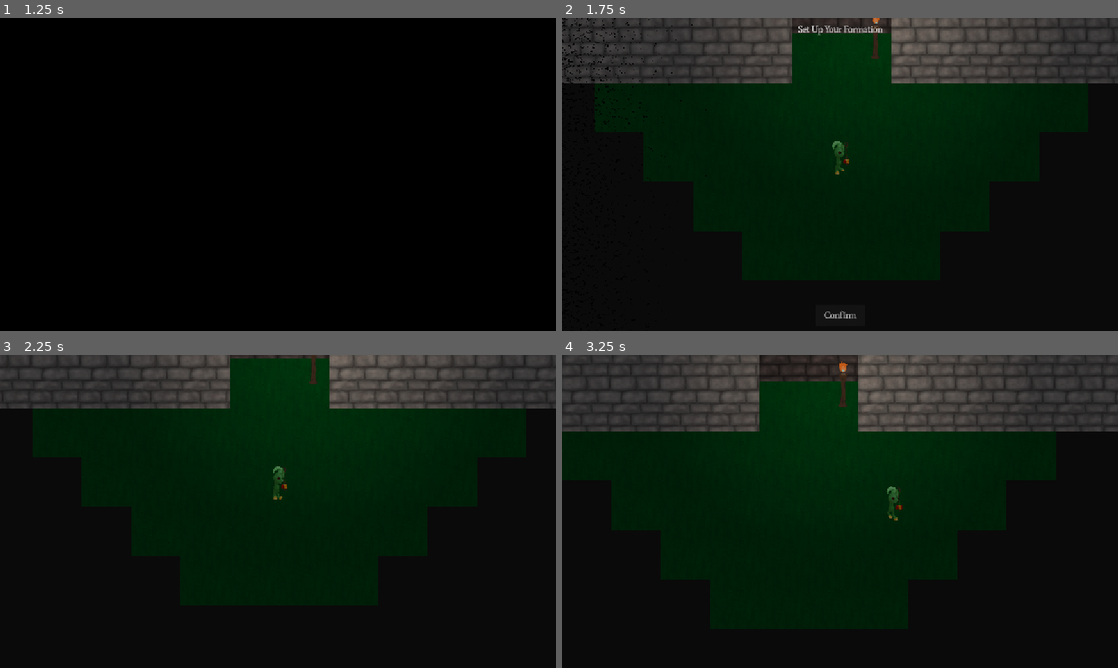
Above: before the commit, frames 1-4 (two rows, left to right).
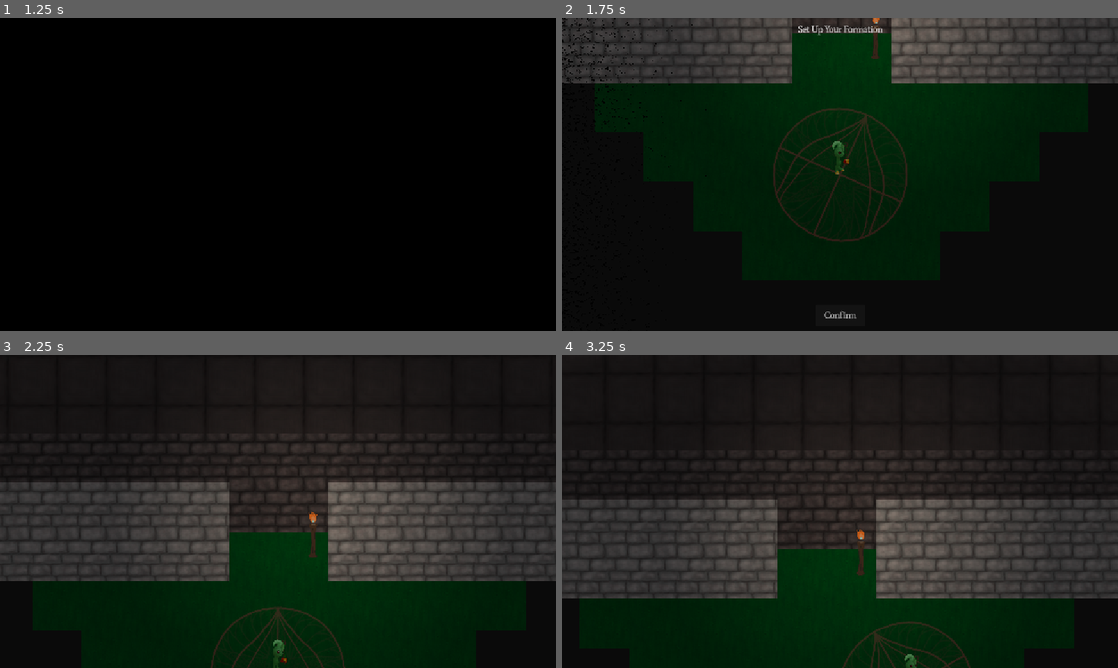
Above: after the commit, the same moments.

Repository: HoneyPony/impish-descent-future
Game: Godot game, scene res://MainMenu.tscn
The game is run twice, just before and just after one commit, with the same random seed, the same clock (stepped at 60 frames per second) and the same inputs.
Inputs (mouse positions are in pixels of both pictures, inside the frame that each line leads up to):
- Up to frame 1 (1.25 s): click "Play" at 0.5 s
- Up to frame 2 (1.75 s): click "Confirm" at 1.25 s
- Up to frame 3 (2.25 s): click "Confirm" at 2 s
- Up to frame 4 (3.25 s): move the mouse to (840, 445) at 2.77 s; press the mouse at (840, 445) at 2.78 s; hold D (player_right) from 2.78 s (still down)

Frame 1 is identical in both runs. In frame 2, 1.2% of the frame differs, in the area x 38-63%, y 28-72%; in frame 3, 65%; in frame 4, 69%, in the area x 0-100%, y 0-100%.

Commit message:
Work on movement and stuff

Diff:
--- a/camera.gd
+++ b/camera.gd
@@ -3,7 +3,7 @@
 # let the win screen freeze the camera so we don't get motion sickness
 var frozen := false
 
-const MOUSE_WEIGHT := 0.45
+const MOUSE_WEIGHT := 0.6
 
 var player_smoothed: Vector2 = Vector2.ZERO
 var mouse_smoothed: Vector2 = Vector2.ZERO
@@ -18,17 +18,43 @@
 	if players.is_empty():
 		return
 
+	var formation = get_tree().get_first_node_in_group("ImpFormation")
+	if formation == null:
+		return
+
 	for p in players:
 		player_target += p.global_position
 	player_target /= players.size()
 
+	# Seems easiest...?
+	player_target = formation.global_position
+
 	var lerp_strength = ((player_target - player_smoothed).length() - 512.0) / 1024.0
-	lerp_strength = clamp(lerp_strength, 0.05, 0.2)
+	#lerp_strength = clamp(lerp_strength, 0.0, 1.0)
+	#lerp_strength = 1.0 - lerp_strength
+	lerp_strength = clamp(lerp_strength, 0.0, 0.2)
 	player_smoothed += (player_target - player_smoothed) * lerp_strength
 
 	# TODO: This should probably be the relative mouse pos...?
-	var mouse_target = get_local_mouse_position()
+
+	var mouse_dir: Vector2 = get_global_mouse_position() - formation.global_position
+	const min_length: float = 128
+	const max_length: float = 1024
+
+
+	if mouse_dir.length() > max_length:
+		mouse_dir = mouse_dir.normalized() * max_length
+
+	# We track the mouse position in local coordinates so that it can be smoothed
+	# separately.
+	var mouse_target = get_local_mouse_position()#formation.global_position + mouse_dir - global_position
+
+	#var mouse_target = get_local_mouse_position()
 	mouse_smoothed += (mouse_target - mouse_smoothed) * 0.05
+
+	# If the mouse isn't far enough away, just don't update the formation.
+	if mouse_dir.length() >= min_length:
+		formation.tracked_mouse = mouse_smoothed + global_position - formation.global_position
 
 	var target: Vector2 = lerp(player_smoothed, player_smoothed + mouse_smoothed, MOUSE_WEIGHT)
 
--- a/players/imp_formation.gd
+++ b/players/imp_formation.gd
@@ -4,6 +4,9 @@
 var edited_player: Player = null
 
 @onready var circle = %Circle
+
+# The mouse that the camera hands to us
+var tracked_mouse: Vector2 = Vector2.ZERO
 
 func _ready() -> void:
 	# Reparent ourselves off of the ImpStartPos. This makes sure our starting
@@ -14,6 +17,7 @@
 	if GS.flag_in_formation_menu:
 		# TODO: There is probably a better way to do this
 		global_position = get_tree().get_first_node_in_group("ImpStartPos").global_position
+		circle.position = Vector2.ZERO
 		return
 
 	# This is probably not even what we want...
@@ -50,5 +54,5 @@
 
 	# Add an offset of 90 degrees because we want the user to configure their
 	# formation pointing 'up'.
-	var target_rot = (get_global_mouse_position() - global_position).angle() + TAU * 0.25
+	var target_rot = (tracked_mouse).angle() + TAU * 0.25
 	rotation = rotate_toward(rotation, target_rot, TAU * delta)
